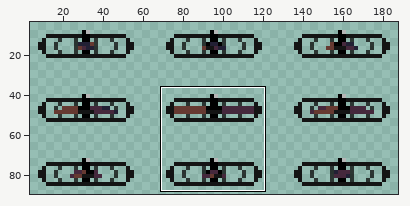
Sprite sheet, stored at Game Jam/Asset/Art/Obstacles/fan-Sheet.png. The first picture is a wide view before the edit; the outline marks the close-up.
Close-up. Before the commit:
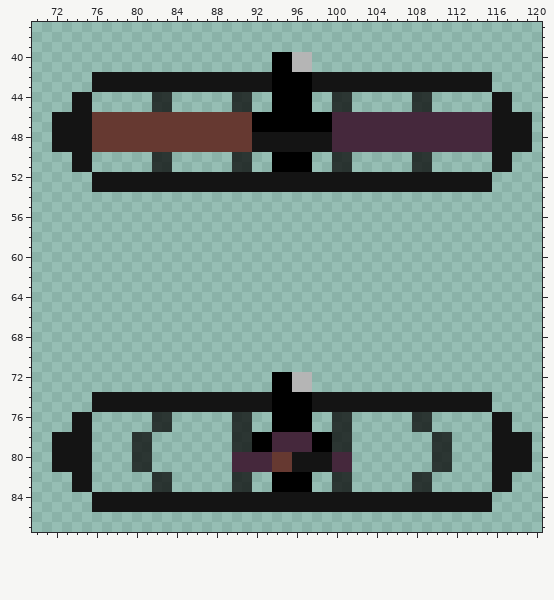
The file is 192x96 pixels. Shown: x 70..120, y 37..87. The wide view leaves out empty margins. The commit also changed other parts of the picture, which this record leaves out.
New version:
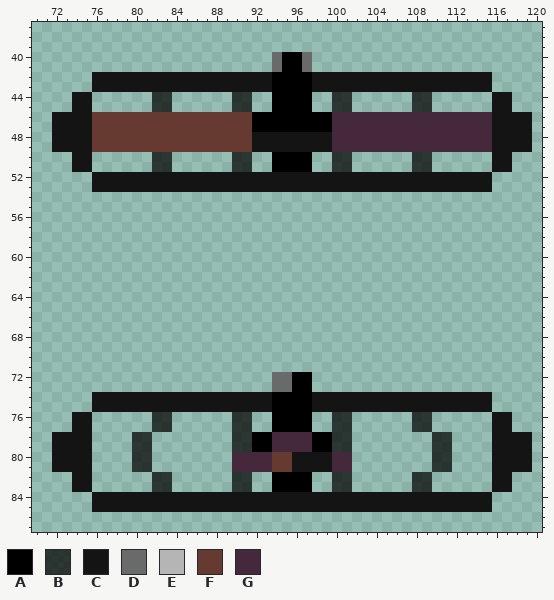
Palette (. is transparent): A #000000  B #090909c0  C #141414  D #696a6a  E #b5b5b5  F #663931  G #45283c
What changed:
{"y":40,"x":94,"old":"A","new":"D"}
{"y":40,"x":96,"old":"EE","new":"AD"}
{"y":41,"x":94,"old":"A","new":"D"}
{"y":41,"x":96,"old":"EE","new":"AD"}
{"y":72,"x":94,"old":"AAEE","new":"DDAA"}
{"y":73,"x":94,"old":"AAEE","new":"DDAA"}
{"label":"changed","picture_box":[272,52,312,72]}
{"label":"changed","picture_box":[272,372,312,392]}
